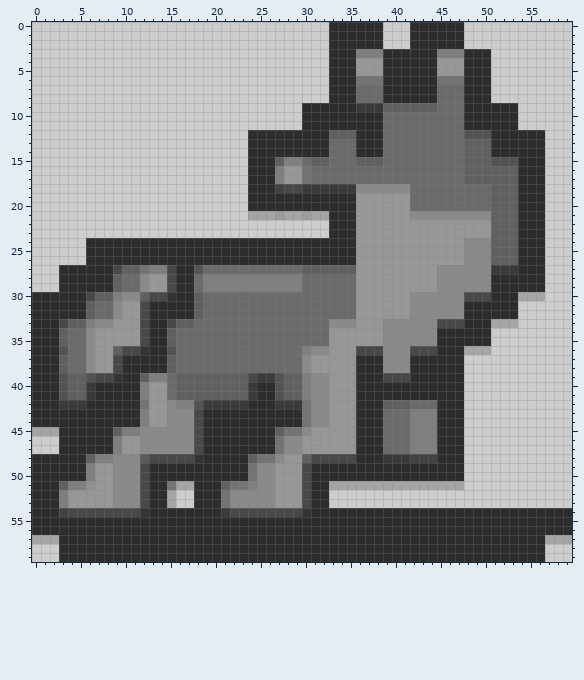
Edited in one commit: pixel-art sprite (design/wolf_3.png). Above, as it was before the edit.
The file is 60x60 pixels. Pixels under 10% opacity are left out. Colours within 5 levels of each other are drawn and written as one.
And afterwards:
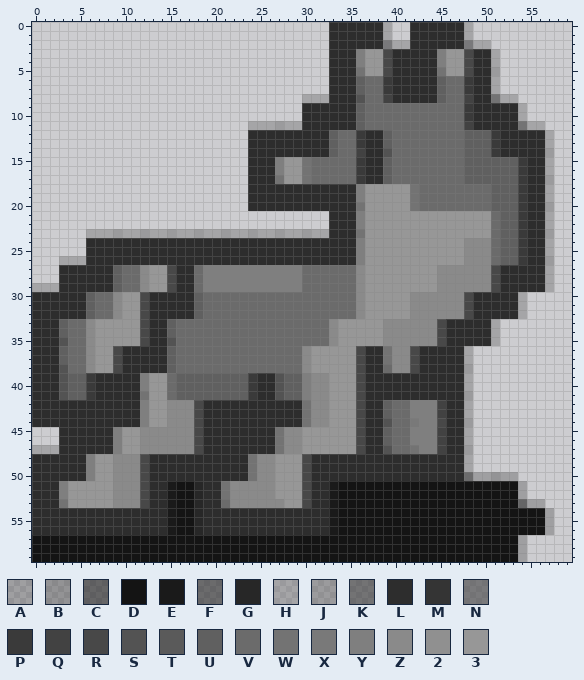
Palette (. is transparent): A #14141440  B #14141450  C #14141490  D #141414  E #1a1a1a  F #1f1f1f90  G #272727  H #2d2d2d40  J #2d2d2d50  K #2d2d2d90  L #2d2d2d  M #343434  N #39393990  P #3a3a3a  Q #424242  R #484848  S #535353  T #5a5a5a  U #606060  V #6b6b6b  W #737373  X #797979  Y #7f7f7f  Z #8a8a8a  2 #909090  3 #979797
Edits made:
Changed rows in their new state; - is an unchanged pixel.
first column x 0:
 0 ---------------------------------------H--------H-----------
 1 ---------------------------------------H--------H-----------
 2 ---------------------------------------NHH------NHH---------
 3 -------------------------------------33R------33R--H--------
 4 ------------------------------------Y--R-----Y--R--H--------
 5 ------------------------------------W--R-----W--R--J--------
 6 ------------------------------------UVVP-----UVVP--H--------
 7 ------------------------------------U--P-----U--P--H--------
 8 ------------------------------HHH---S--Q-----U--Q--KHH------
 9 ------------------------------------UVVVVVVVV---P-----H-----
10 ------------------------------------UVV---------P-----H-----
11 ------------------------HHHJHH------UVV---------Q-----KHH---
12 ----------------------------------VVP--U--------UUUP-----H--
13 ---------------------------------U--P--U-----------P-----H--
14 ---------------------------------U--Q--S-----------P-----J--
15 ---------------------------Y33WVV---PLLU-----------UUUP--H--
16 ------------------------------------PLLU--------------P--H--
17 ---------------------------W--------PLLU--------------P--J--
18 ---------------------------LLLLLLLLLY33333W-----------P--H--
19 ------------------------------------Y-----W-----------P--H--
20 ------------------------------------W-----W-----------P--J--
21 ------------------------.........---Y-----333333333V--P--H--
22 ------------------------------------Y--------------V--P--H--
23 ------HHHJHHJHHJHHJHHJHHJHHJHHJHH---W--------------V--P--J--
24 ------------------------------------Y--------------V--P--H--
25 ------------------------------------Y--------------V--P--H--
26 ---HHH------------------------------Y--------------V--P--J--
27 ---------UVVZ33---VYYYYYYYYYYYVVVVVVZ--------------RLL---H--
28 ------------------------------------Z--------------R-----H--
29 HHH---------------------------------Z--------------R-----H--
30 ------UVVZ33RLLL--------------------Z------------LL----..---
31 ------------------------------------Z-----------R-----H-----
32 ------------------------------------Z-----------R-----H-----
33 ---UVVZ33------UVV----------------33----------LL----..------
34 ---------------------------------Z-----------R-----H--------
35 ---S-----------S-----------------Z-----------R-----H--------
36 ---U-----RLLL--U--------------Z33----LLW---LL----..---------
37 ------------------------------------R--W--R-----H-----------
38 ---S--------------------------------R--V--R-----J-----------
39 ------PLLL--Y33---------PLL---------R--LLL------H-----------
40 ------------------------------------R-----------H-----------
41 ------------W-----------------------R-----------J-----------
42 ---LLL------Y---ZZRLLLLL---LLL------R---VVYYYQ--H-----------
43 ------------------------------------R--U-----Q--H-----------
44 ------------------------------------R--S--X--R--J-----------
45 ...------Y33---------------WZZ3-----R--U-----Q--H-----------
46 ------------------------------------R--U-----Q--H-----------
47 HHH---------------------------------R--S--W--Q--J-----------
48 ------Y33---RLLLLLL-----WZZ3--RLLLLL---LLLLLL---H-----------
49 ------------------------------------------------H-----------
50 ------------------------------------------------FAABAA------
51 ---Y333--------EDDG--WZZZ--------EDDDDDDDDDDDDDDDDDDDDA-----
52 ---------------EDDG--------------EDDDDDDDDDDDDDDDDDDDDA-----
53 ---W-----------EDDG--V-----Z-----EDDDDDDDDDDDDDDDDDDDDCAA---
54 ---LLLLLLLLLL--EDDG--LLLLLLLLLL--EDDDDDDDDDDDDDDDDDDDDDDDA..
55 ---------------EDDG--------------EDDDDDDDDDDDDDDDDDDDDDDDA..
56 ---------------EDDG--------------EDDDDDDDDDDDDDDDDDDDDDDDA..
57 DDDDDDDDDDDDDDDDDDDDDDDDDDDDDDDDDDDDDDDDDDDDDDDDDDDDDDA.....
58 DDDDDDDDDDDDDDDDDDDDDDDDDDDDDDDDDDDDDDDDDDDDDDDDDDDDDDA..---
59 DDDDDDDDDDDDDDDDDDDDDDDDDDDDDDDDDDDDDDDDDDDDDDDDDDDDDDA..---
Boxes around the changes in both pictures, in picture pixels (x1, y1, x2, y2):
changed: (32, 22, 572, 562)
